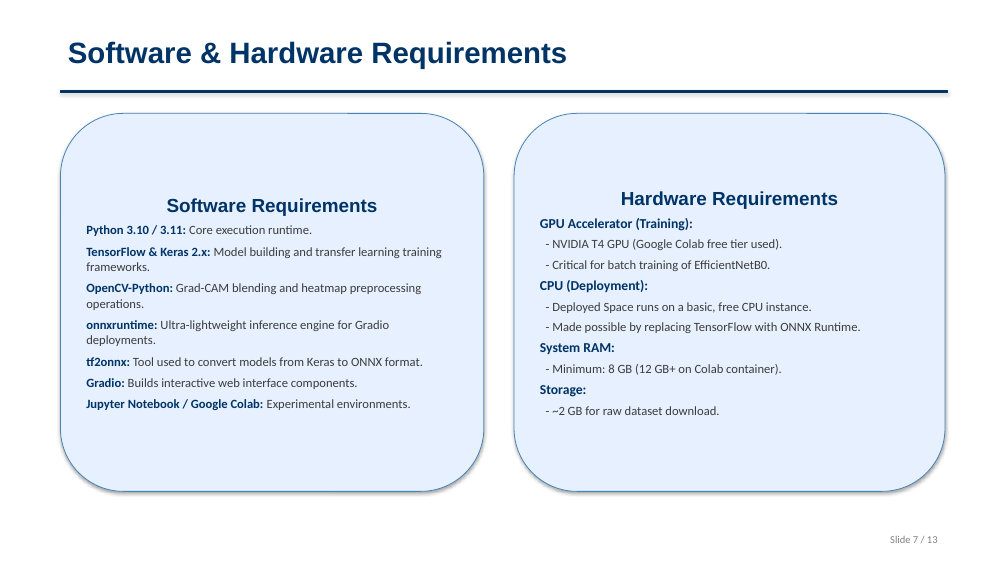
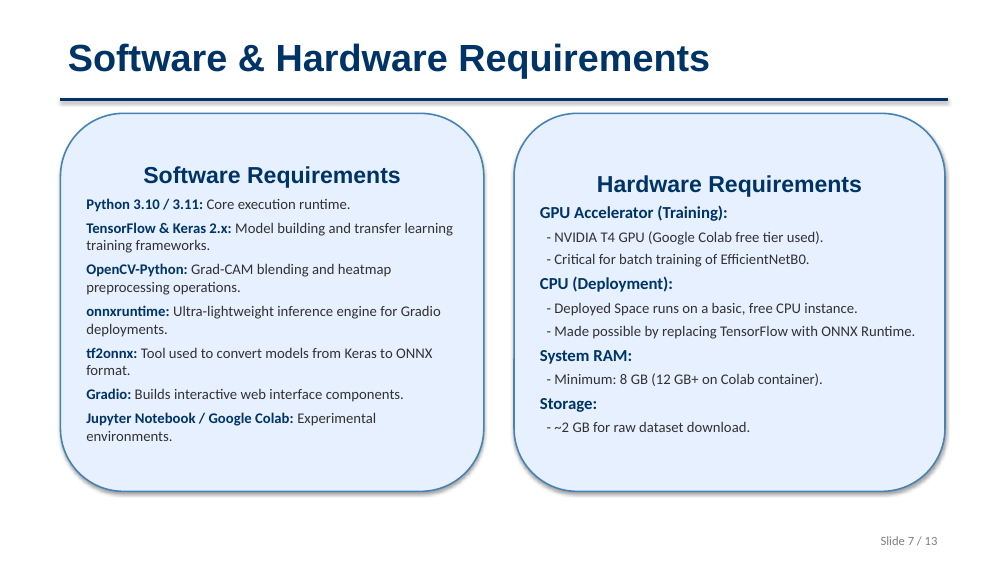
Before and after one commit to SruthiRagyari/brain-tumor-detection, a slide deck: slide 7 of Brain_Tumor_Detection_Presentation.pptx. Drawn at 1008x567 pixels with LibreOffice and Linux fonts; fonts in the diff are those of the drawing. Boxes give left, top, right and bottom in pixels: in the first picture for what was removed or moved away, otherwise in the second. Text is boxed around its words. In the diff, an @@ line names an element or a change of style, - is before the commit and + after.

Commit message:
docs: increase font sizes and heading contrast for better presentation visibility

```diff
--- a/Brain_Tumor_Detection_Presentation.pptx
+++ b/Brain_Tumor_Detection_Presentation.pptx
@@ text "Software & Hardware Requirements" at [68,43,710,79]: size 28 to 36 pt @@
@@ rounded rectangle "Software Requirements" at [60,113,484,492]: size 18 to 22 pt in "Software Requirements"; size 12 to 14 pt; text colour #3C3C3C to #323232 in "Core execution runtime.", "Model building and transfer learning training frameworks.", "Grad-CAM blending and heatmap preprocessing operations.", "Ultra-lightweight inference engine for Gradio deployments." and 3 more places; outline #4682B4 0.75 pt to #4682B4 1.5 pt @@
@@ rectangle: place and size @@
-rectangle at [60,91,948,92]
+rectangle at [60,98,948,101]
@@ rounded rectangle "Hardware Requirements" at [514,113,945,492]: size 18 to 22 pt in "Hardware Requirements"; size 13 to 16 pt in "GPU Accelerator (Training):", "CPU (Deployment):", "System RAM:", "Storage:"; size 12 to 14 pt, text colour #3C3C3C to #323232 in "- NVIDIA T4 GPU (Google Colab free ...", "- Critical for batch training of EfficientNetB0.", "- Deployed Space runs on a basic, ...", "- Made possible by replacing TensorFlow with ..." and 2 more places; outline #4682B4 0.75 pt to #4682B4 1.5 pt @@
@@ text "Slide 7 / 13" at [881,536,938,545]: size 10 to 12 pt @@
```
Also in this commit, not shown: 12 other slides changed.
